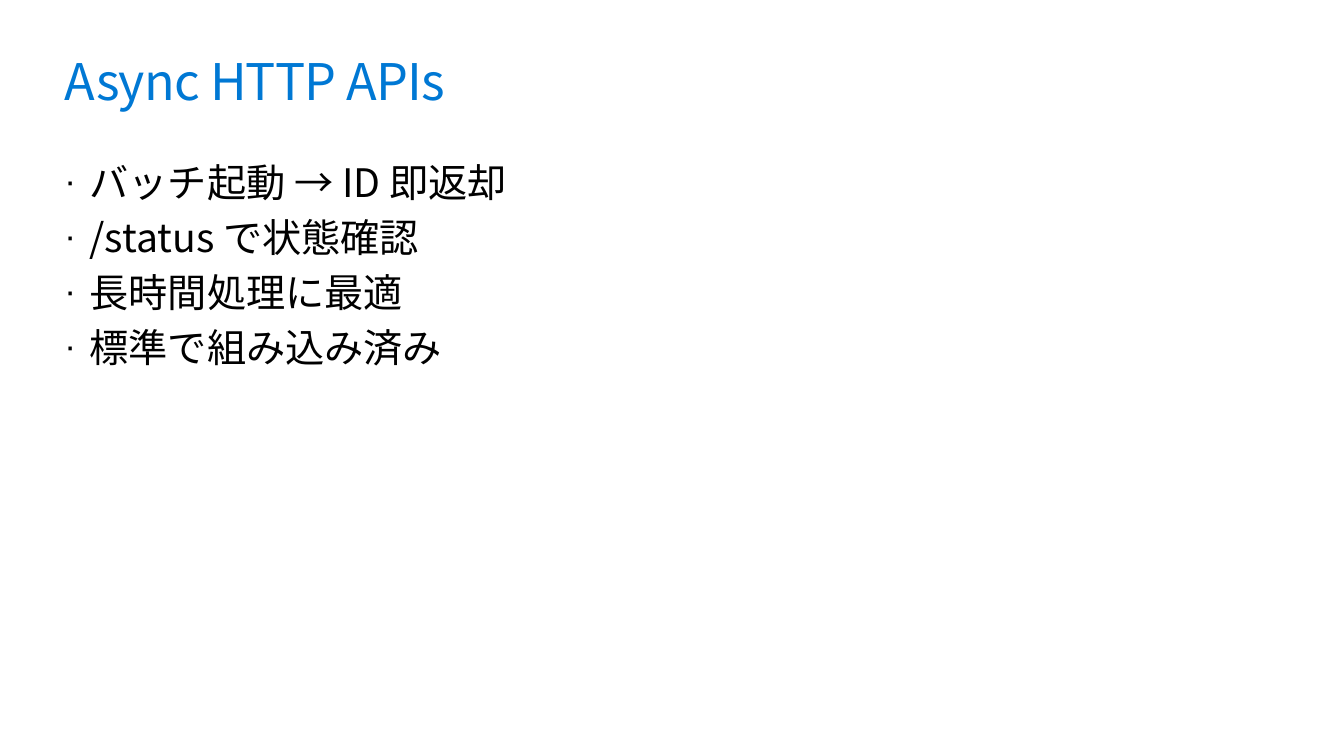
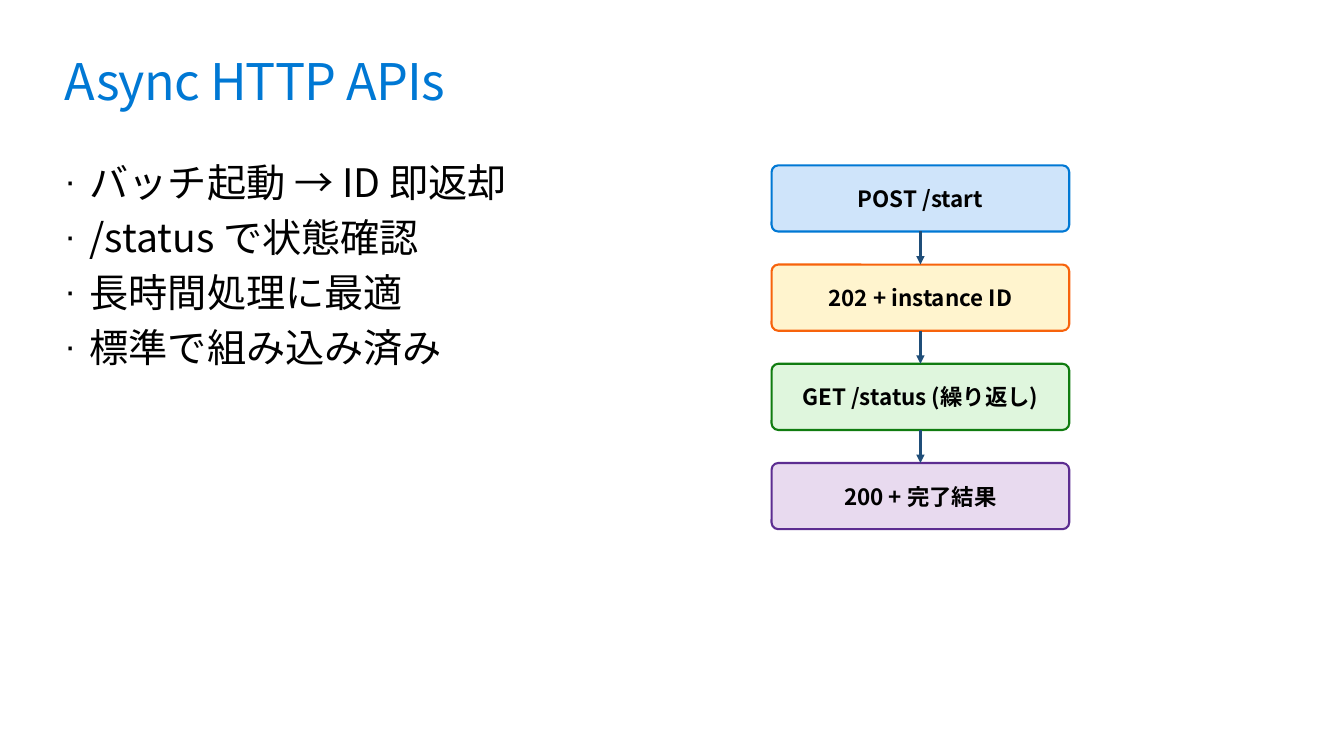
Before and after one commit to runceel/yonayona-durable, a slide deck: slide 11 of slides/slides.pptx. Drawn at 1344x756 pixels with LibreOffice and Linux fonts; fonts in the diff are those of the drawing; background and template pictures are left out. Boxes give left, top, right and bottom in pixels: in the first picture for what was removed or moved away, otherwise in the second. Text is boxed around its words. In the diff, an @@ line names an element or a change of style, - is before the commit and + after.

```diff
--- a/slides/slides.pptx
+++ b/slides/slides.pptx
@@ rounded rectangle added at (772,165,1070,232), fill #CFE4FA, outline #0078D4 1.5 pt, 16 pt, text #000000, bold @@
+POST /start
@@ arrow added from (921, 232) to (921, 264), #1F4E79 2 pt @@
@@ rounded rectangle added at (772,264,1070,331), fill #FFF4CE, outline #F7630C 1.5 pt, 16 pt, text #000000, bold @@
+202 + instance ID
@@ arrow added from (921, 331) to (921, 364), #1F4E79 2 pt @@
@@ rounded rectangle added at (772,364,1070,431), fill #DFF6DD, outline #107C10 1.5 pt, 16 pt, text #000000, bold @@
+GET /status (繰り返し)
@@ arrow added from (921, 431) to (921, 463), #1F4E79 2 pt @@
@@ rounded rectangle added at (772,463,1070,529), fill #E8DAEF, outline #5C2D91 1.5 pt, 16 pt, text #000000, bold @@
+200 + 完了結果
```
Also in this commit, not shown: 3 other slides changed, 1 other file.
